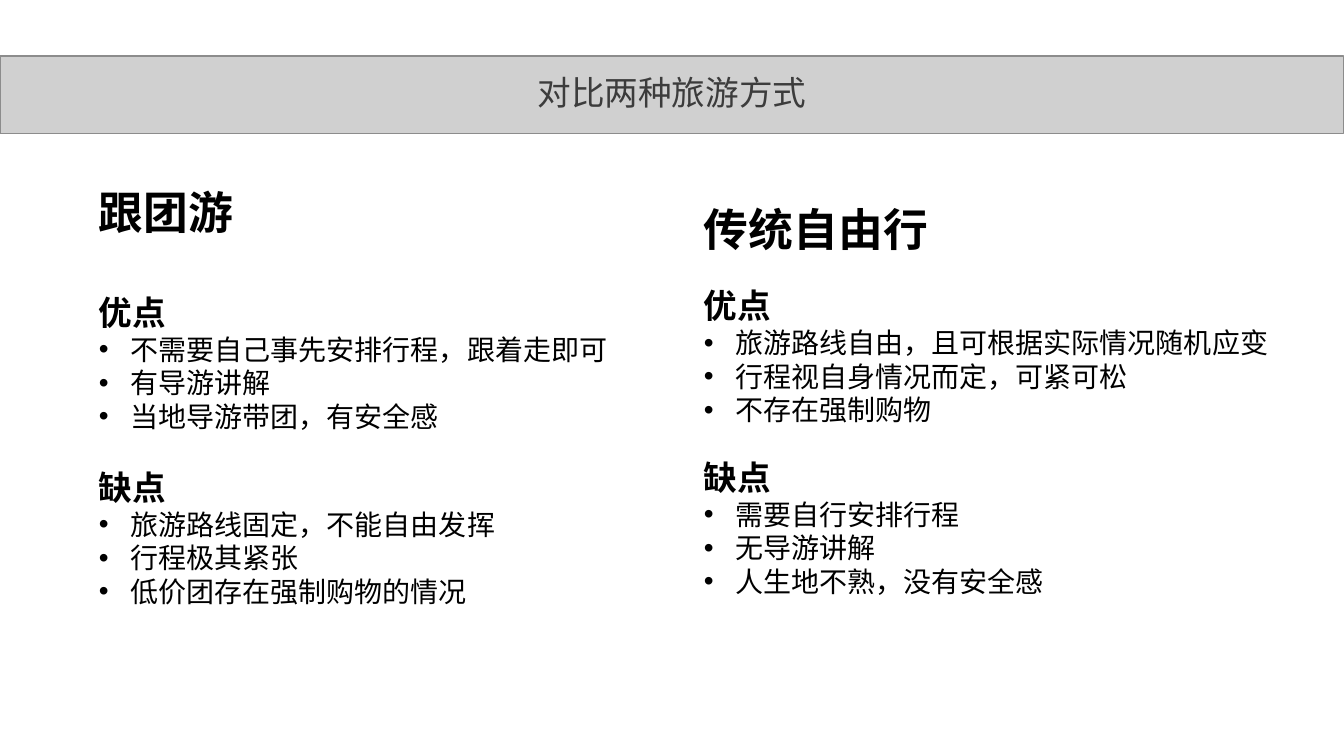
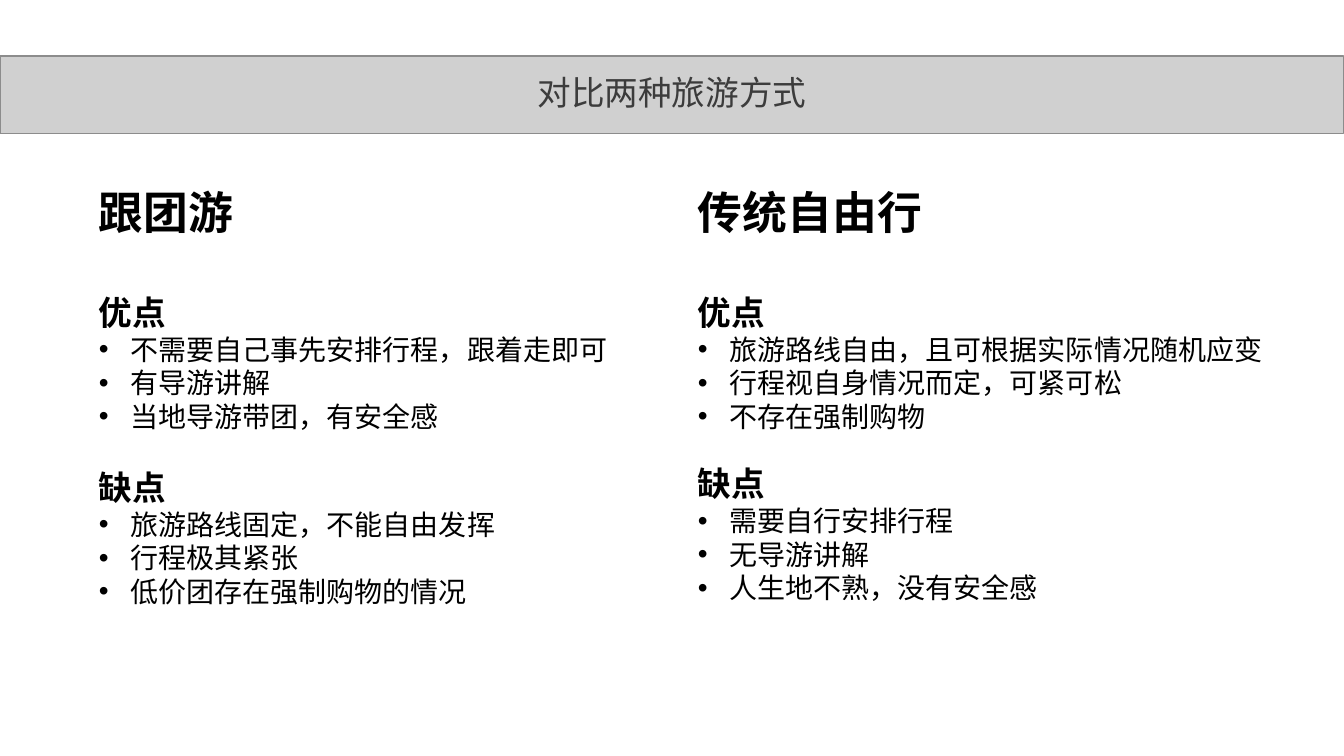
Before and after one commit to aopstudio/Notes, a slide deck: slide 5 of 移动互联导论作业-软件1607-20165018-岑哲栋.pptx. Drawn at 1344x756 pixels with LibreOffice and Linux fonts; fonts in the diff are those of the drawing; grey boxes stand for pictures. Boxes give left, top, right and bottom in pixels: in the first picture for what was removed or moved away, otherwise in the second. Text is boxed around its words. In the diff, an @@ line names an element or a change of style, - is before the commit and + after.

```diff
--- a/移动互联导论作业-软件1607-20165018-岑哲栋.pptx
+++ b/移动互联导论作业-软件1607-20165018-岑哲栋.pptx
@@ text "传统自由行": place and size @@
-text "传统自由行" at box(704, 207, 1268, 595)
+text "传统自由行" at box(698, 190, 1262, 601)
@@ text "传统自由行" at box(698, 190, 1262, 601): font Calibri to Noto Sans CJK SC @@
```
Also in this commit, not shown: 5 other slides changed, 9 slides added, 15 slides removed, 9 other files.
